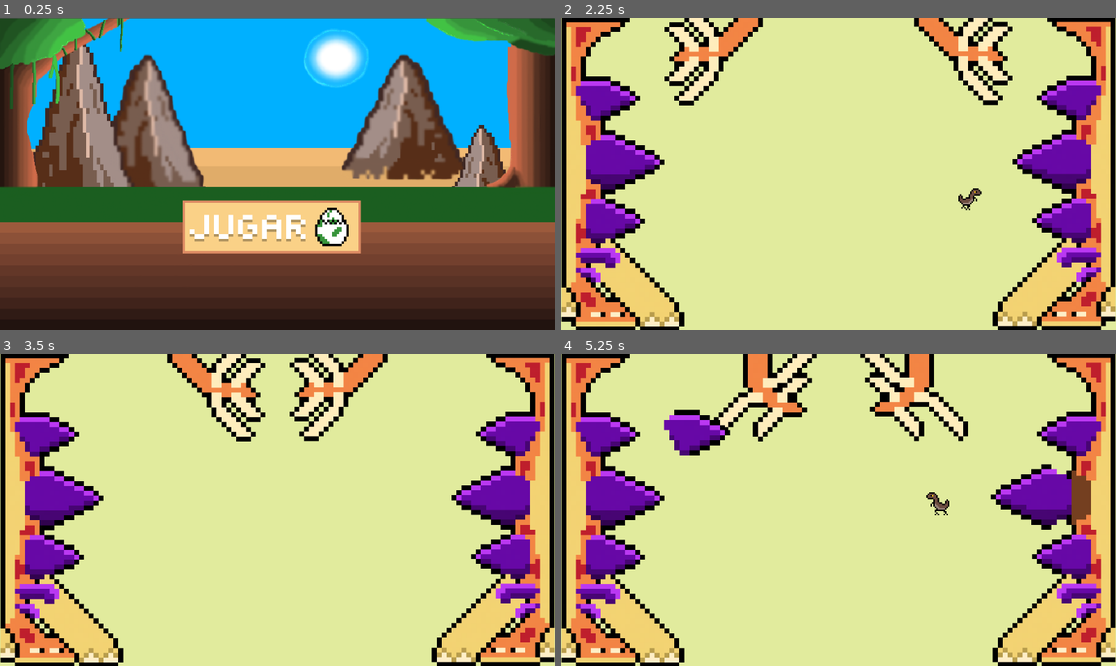
Above: before the commit, frames 1-4 (two rows, left to right).
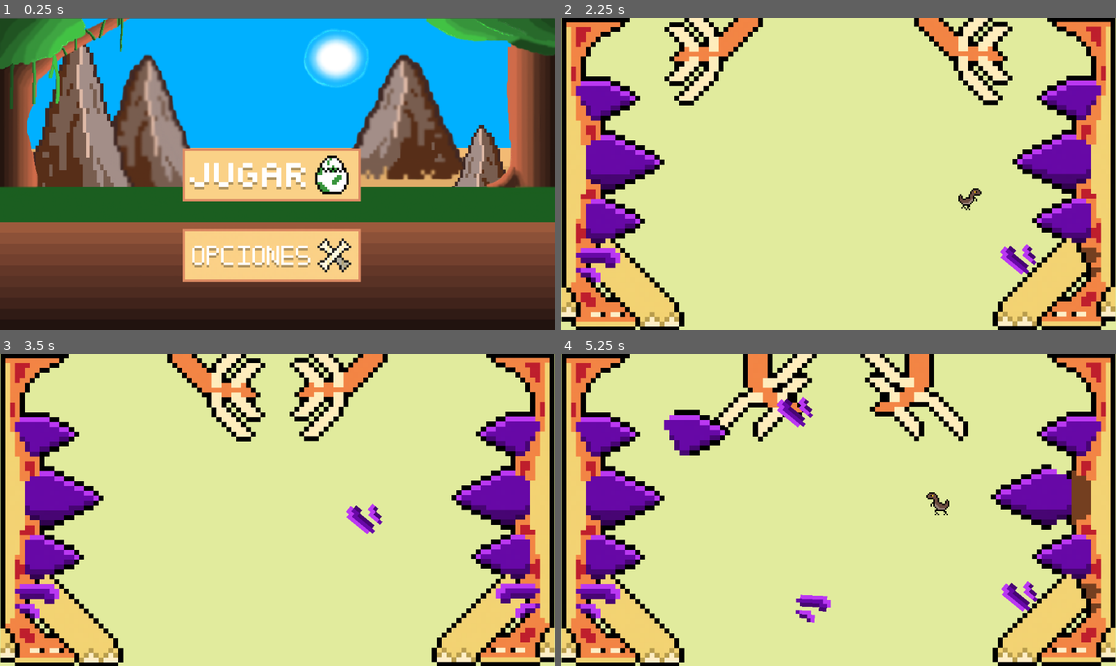
Above: after the commit, the same moments.

Repository: albanofazzito/BulletHell-Fazzito
Game: Godot game, scene res://Escenas/MenuPrincipal.tscn
The game is run twice, just before and just after one commit, with the same random seed, the same clock (stepped at 60 frames per second) and the same inputs.
Inputs (mouse positions are in pixels of both pictures, inside the frame that each line leads up to; where the layout moved, square brackets give the same spot in the first picture):
- Up to frame 1 (0.25 s): no input
- Up to frame 2 (2.25 s): click (832, 174) [832, 227] at 0.5 s; hold Right (ui_right) 1.28-2.03 s; hold Down (ui_down) from 2.03 s (still down)
- Up to frame 3 (3.5 s): release Down (ui_down) at 2.78 s; hold Right (ui_right) from 2.78 s (still down)
- Up to frame 4 (5.25 s): release Right (ui_right) at 3.53 s; hold Up (ui_up) 3.53-4.28 s; hold Left (ui_left) from 4.28 s (still down)

The runs differ from the first frame. In frame 1, 11% of the frame differs, in the area x 32-66%, y 41-85%; in frame 2, 0.9%; in frame 3, 0.3%; in frame 4, 1.5%.

Commit message:
Se añadieron proyectiles dirigidos
Se añadio boton de ajustes

Diff:
--- /dev/null
+++ b/bullet-hell/Escenas/BotonOpciones.tscn
@@ -0,0 +1,28 @@
+[gd_scene format=3 uid="uid://c0o6xdpp5gfe1"]
+
+[ext_resource type="Texture2D" uid="uid://bc17ubq870lgi" path="res://Sprites/BotonAjustes/BotonAjustesNormal.png" id="1_evaqu"]
+[ext_resource type="Texture2D" uid="uid://b1nwex5bpvl2x" path="res://Sprites/BotonAjustes/BotonAjustesPressed.png" id="2_rjn1a"]
+[ext_resource type="Texture2D" uid="uid://dd8xe0tjc3yap" path="res://Sprites/BotonAjustes/BotonAjustesHover.png" id="3_gj3d2"]
+[ext_resource type="Script" uid="uid://cbyjdnwublhkw" path="res://Scripts/BotonOpciones.gd" id="4_1unas"]
+
+[node name="Control" type="Control" unique_id=745876592]
+layout_mode = 3
+anchors_preset = 15
+anchor_right = 1.0
+anchor_bottom = 1.0
+offset_right = -1078.0
+offset_bottom = -626.0
+grow_horizontal = 2
+grow_vertical = 2
+
+[node name="TextureButton" type="TextureButton" parent="." unique_id=1911480846]
+layout_mode = 0
+offset_right = 74.0
+offset_bottom = 22.0
+scale = Vector2(5, 5)
+texture_normal = ExtResource("1_evaqu")
+texture_pressed = ExtResource("2_rjn1a")
+texture_hover = ExtResource("3_gj3d2")
+script = ExtResource("4_1unas")
+
+[connection signal="pressed" from="TextureButton" to="TextureButton" method="_on_pressed"]
--- a/bullet-hell/Escenas/MenuPrincipal.tscn
+++ b/bullet-hell/Escenas/MenuPrincipal.tscn
@@ -2,6 +2,7 @@
 
 [ext_resource type="Texture2D" uid="uid://blpobhu5o814p" path="res://Sprites/FondoMenuPrincipal.png" id="1_20qv4"]
 [ext_resource type="PackedScene" uid="uid://bq4331rcxrje4" path="res://Escenas/BotonJugar.tscn" id="2_iq5l4"]
+[ext_resource type="PackedScene" uid="uid://c0o6xdpp5gfe1" path="res://Escenas/BotonOpciones.tscn" id="3_i4iwo"]
 
 [node name="MenuPrincipal" type="Control" unique_id=91487819]
 layout_mode = 3
@@ -24,6 +25,13 @@
 [node name="Control" parent="." unique_id=2040401451 instance=ExtResource("2_iq5l4")]
 layout_mode = 1
 offset_left = 379.0
-offset_top = 379.0
+offset_top = 271.0
 offset_right = -699.0
-offset_bottom = -247.0
+offset_bottom = -355.0
+
+[node name="Control2" parent="." unique_id=745876592 instance=ExtResource("3_i4iwo")]
+layout_mode = 1
+offset_left = 379.0
+offset_top = 438.0
+offset_right = -699.0
+offset_bottom = -188.0
--- a/bullet-hell/Escenas/Stego.tscn
+++ b/bullet-hell/Escenas/Stego.tscn
@@ -210,6 +210,10 @@
 [node name="TimerDisparoAbajo" type="Timer" parent="." unique_id=1520064719]
 
 [node name="ReponerEspinaAbajo" type="Timer" parent="." unique_id=194191521]
+
+[node name="TimerDisparoDirigido" type="Timer" parent="." unique_id=25760604]
+
+[node name="ReponerEspinillas" type="Timer" parent="." unique_id=1184711109]
 
 [connection signal="frame_changed" from="AnimatedSprite2D" to="." method="_on_animated_sprite_2d_frame_changed"]
 [connection signal="body_entered" from="Area2D" to="." method="_on_area_2d_body_entered"]
@@ -219,3 +223,5 @@
 [connection signal="timeout" from="ReponerEspinaArriba" to="." method="_on_reponer_espina_arriba_timeout"]
 [connection signal="timeout" from="TimerDisparoAbajo" to="." method="_on_timer_disparo_abajo_timeout"]
 [connection signal="timeout" from="ReponerEspinaAbajo" to="." method="_on_reponer_espina_abajo_timeout"]
+[connection signal="timeout" from="TimerDisparoDirigido" to="." method="_on_timer_disparo_dirigido_timeout"]
+[connection signal="timeout" from="ReponerEspinillas" to="." method="_on_reponer_espinillas_timeout"]
--- a/bullet-hell/Escenas/espinaDirigida.tscn
+++ b/bullet-hell/Escenas/espinaDirigida.tscn
@@ -1,8 +1,18 @@
 [gd_scene format=3 uid="uid://y8w7ew4rl2ai"]
 
+[ext_resource type="Script" uid="uid://ctldvh0jg0g5t" path="res://Scripts/espina_dirigida.gd" id="1_jyi72"]
 [ext_resource type="Texture2D" uid="uid://boudu4ks8gotm" path="res://Sprites/StegoSaurio/Espinillas.png" id="1_vphsv"]
 
 [node name="Node2D" type="Node2D" unique_id=1651533798]
+scale = Vector2(8, 8)
+script = ExtResource("1_jyi72")
 
 [node name="Sprite2D" type="Sprite2D" parent="." unique_id=1210963342]
 texture = ExtResource("1_vphsv")
+
+[node name="Area2D" type="Area2D" parent="." unique_id=892933701]
+
+[node name="CollisionPolygon2D" type="CollisionPolygon2D" parent="Area2D" unique_id=329038494]
+polygon = PackedVector2Array(3.25, -3.25, -3, -3.375, -4.375, -1.5, 0.125, 3.375, 4.125, 1.25)
+
+[connection signal="body_entered" from="Area2D" to="." method="_on_area_2d_body_entered"]
--- /dev/null
+++ b/bullet-hell/Scripts/BotonOpciones.gd
@@ -0,0 +1,6 @@
+extends TextureButton
+
+
+
+func _on_pressed():
+	get_tree().change_scene_to_file("res://Escenas/Juego.tscn")
--- a/bullet-hell/Scripts/Stego.gd
+++ b/bullet-hell/Scripts/Stego.gd
@@ -1,10 +1,14 @@
 extends Node2D
 var escenaEspina= preload("res://Escenas/Espina.tscn")
+var escenaEspinaDirigida= preload("res://Escenas/espinaDirigida.tscn")
+
+
 func _ready():
 	_on_animated_sprite_2d_frame_changed()
 	$TimerDisparoArriba.start(randf_range(3,6))
 	$TimerDisparoMedio.start(randf_range(4,7))
 	$TimerDisparoAbajo.start(randf_range(3,6))
+	$TimerDisparoDirigido.start(randf_range(1,4))
 
 func _on_animated_sprite_2d_frame_changed():
 	if $AnimatedSprite2D.frame==0 :
@@ -98,3 +102,22 @@
 
 func _on_reponer_espina_abajo_timeout() -> void:
 	$EspinaInferior.visible=true
+
+
+func _on_timer_disparo_dirigido_timeout():
+	var jugador = get_tree().get_first_node_in_group("Jugador")
+	var espinaDirigida=escenaEspinaDirigida.instantiate()
+	get_parent().add_child(espinaDirigida)
+	espinaDirigida.global_position= $Espinillas.global_position
+	var dir = (jugador.global_position - espinaDirigida.global_position).normalized()
+	if global_position.x<500:
+		espinaDirigida.global_position.x+= 100
+		espinaDirigida.inicializar(dir)
+	else:
+		espinaDirigida.global_position.x-= 100
+		espinaDirigida.inicializar(dir)
+	$Espinillas.visible=false
+	$ReponerEspinillas.start(1)
+
+func _on_reponer_espinillas_timeout():
+	$Espinillas.visible=true
--- /dev/null
+++ b/bullet-hell/Scripts/espina_dirigida.gd
@@ -0,0 +1,21 @@
+extends Node2D
+
+
+var direccion= Vector2(0, 0)
+var velocidad = 200
+
+func _process(delta):
+	position+= velocidad*delta*direccion
+
+func inicializar(dir):
+	direccion=dir
+	if direccion.x > 0:
+		$Sprite2D.flip_h= true
+	else:
+		$Sprite2D.flip_h= true
+	$Sprite2D.rotation=direccion.angle()
+
+
+
+func _on_area_2d_body_entered(body):
+	body.recibirDaño()
Not shown, added: bullet-hell/Scripts/BotonOpciones.gd.uid
Not shown, added: bullet-hell/Scripts/espina_dirigida.gd.uid
Binary file added: bullet-hell/Sprites/BotonAjustes/BotonAjustesHover.png
Not shown, added: bullet-hell/Sprites/BotonAjustes/BotonAjustesHover.png.import
Binary file added: bullet-hell/Sprites/BotonAjustes/BotonAjustesNormal.png
Not shown, added: bullet-hell/Sprites/BotonAjustes/BotonAjustesNormal.png.import
Binary file added: bullet-hell/Sprites/BotonAjustes/BotonAjustesPressed.png
Not shown, added: bullet-hell/Sprites/BotonAjustes/BotonAjustesPressed.png.import
